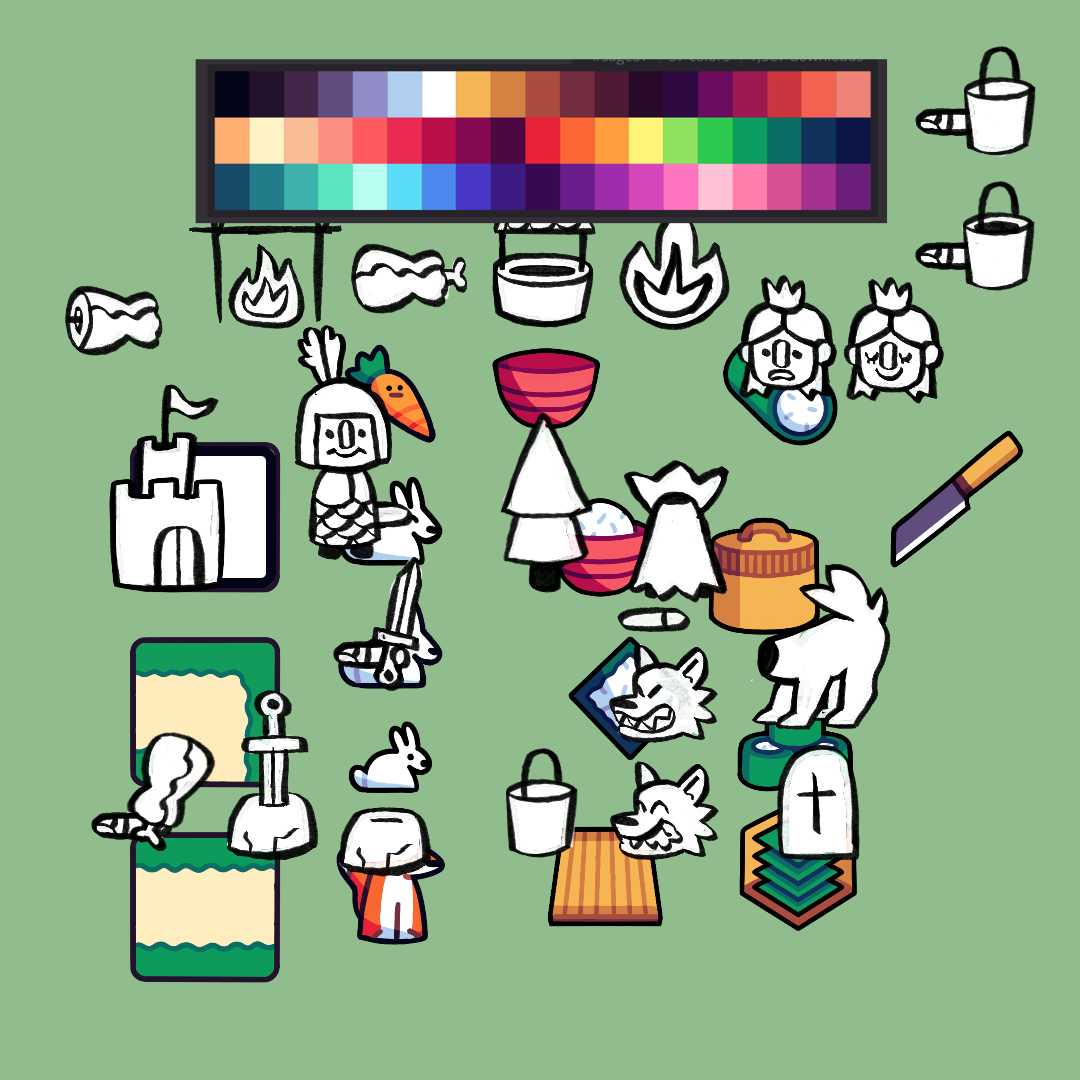
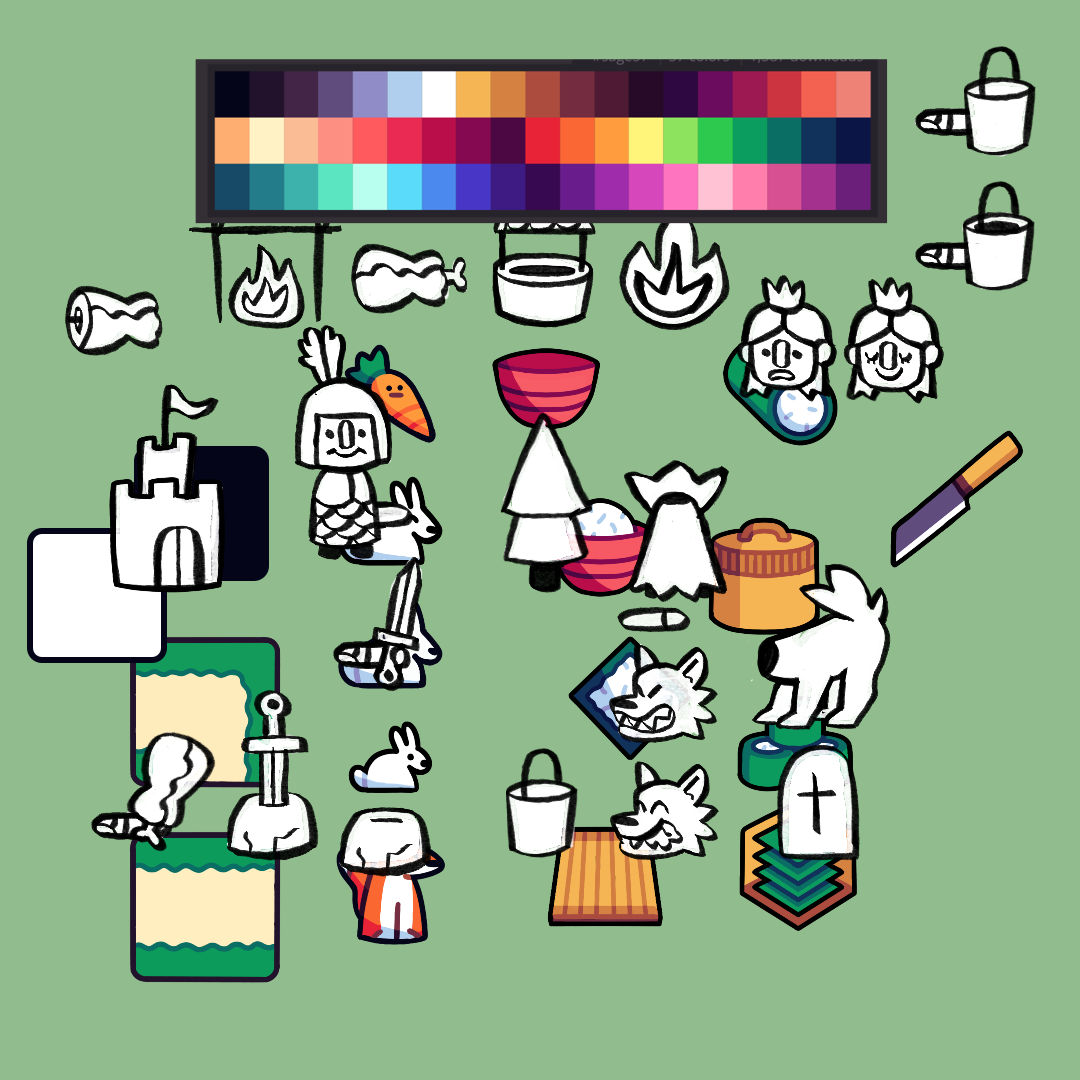
Layer changes from the first 1080 x 1080 image to the second:
painted on "Rechteck 2" over [185, 499, 220, 536]
painted on "Rechteck 1" over [134, 446, 276, 588]
removed layer "Aus Auswahl" (13th of 13, in "available_field") from group "available_field" over [129, 441, 281, 593]
removed layer "Ebene 117" from group "available_field" over [132, 444, 277, 590]
added layer "Rechteck 3" in group "available_field" over [27, 528, 167, 663]
